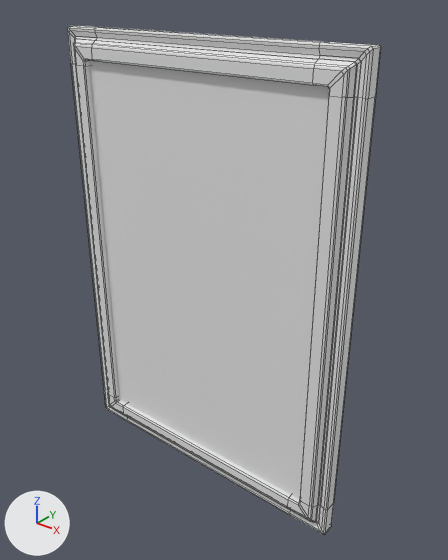
The FBX model Assets/Models/LCAD Models/FBX_NewspaperFrame_Small.fbx: old version first, new version second.
Before and after are seen from a camera (50 mm lens) standing at (0.623, -0.756, 0.464) and looking at (0.025, -0.009, 0.001). Lighting does not change. The marker at lower left points along +X, +Y and +Z. Mesh edges are drawn as thin lines.

Names of what the first picture shows: 'Plano.001'.
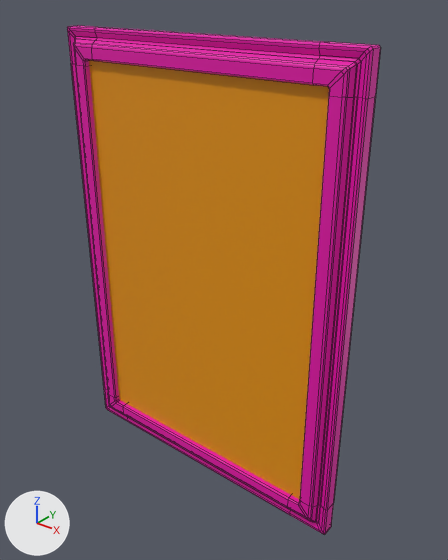
What differs and where, as boxes (x1, y1, x2, y2) in the pictures (448 x 560 px):
part 1 of me_plano_001, recoloured (grey to pink): (67, 25, 381, 534) in both
part 2 of me_plano_001, recoloured (grey to orange): (89, 60, 329, 500) in both

Diff of the bpy script that builds the scene:
```diff
--- a/Assets/Models/LCAD Models/FBX_NewspaperFrame_Small.fbx.py
+++ b/Assets/Models/LCAD Models/FBX_NewspaperFrame_Small.fbx.py
@@ mat_wood @@
+mat_wood = principled_material('Wood')
+mat_wood.base_color = (0.8, 0.0, 0.402)  # pink #e700aa
@@ mat_panel @@
+mat_panel = principled_material('Panel')
+mat_panel.base_color = (0.8, 0.299, 0.0)  # orange #e79500
@@ me_plano_001 @@
 me_plano_001.from_pydata(...)  # 332 vertices, 328 faces; spans x -0.278..0.278, y -0.06..-0.001, z -0.393..0.393
 # used by ob_plano_001; location = (0.0, 0.0, 0.0)
+# me_plano_001 part 1: 327 of the faces centred in x -0.278..0.278, y -0.06..-0.001, z -0.393..0.393 switch from no material to mat_wood (pink #e700aa)
+# me_plano_001 part 2: the 1 face centred in x 0.0, y -0.049, z 0.0 switches from no material to mat_panel (orange #e79500)
+me_plano_001.materials.append(mat_panel)  # orange #e79500
```
